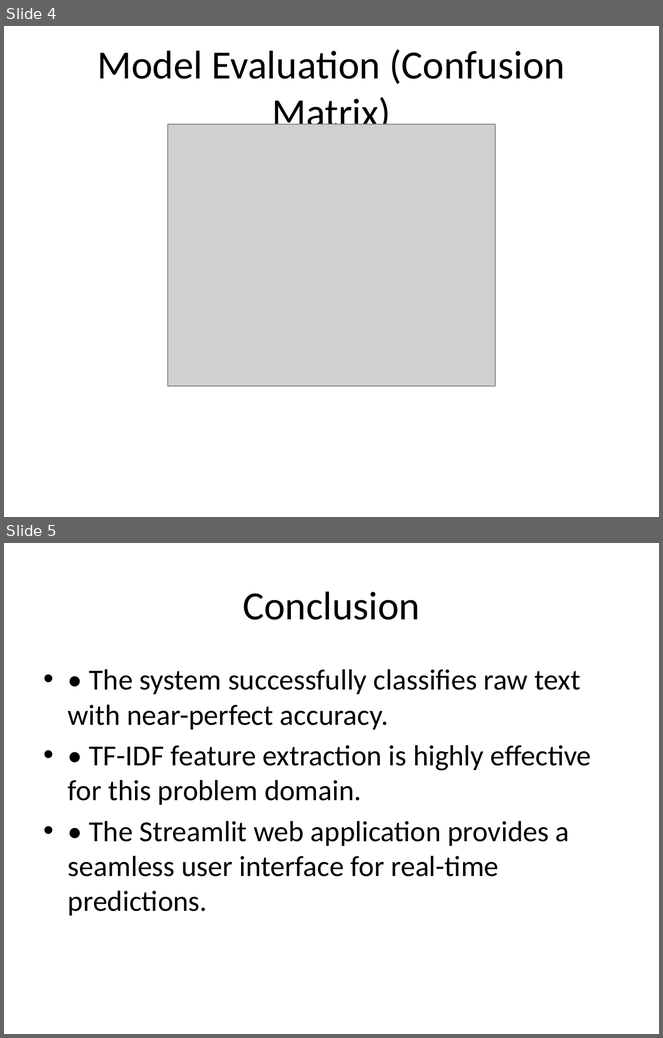
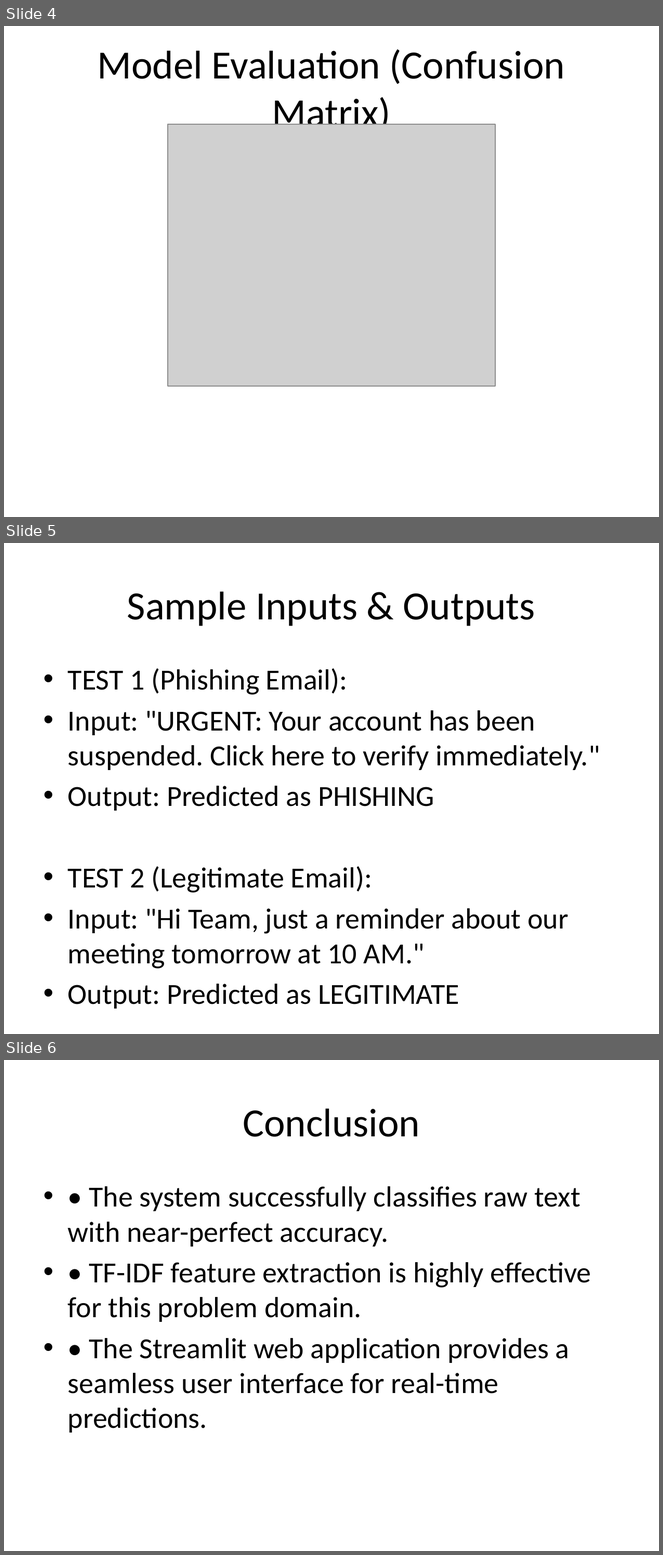
Before and after one commit to Venkat-sy/Internship, a slide deck: Final_Internship_Submission/Project_2_Phishing_Email/fake_mail_project_ppt.pptx. Shown one above the other, each under a label of ours: slides 4 and 5 before the commit, slides 4, 5 and 6 after it. The pictures are 663x1038 and 663x1555 pixels, drawn with LibreOffice and Linux fonts; fonts in the diff are those of the drawing; grey boxes stand for pictures. Boxes give left, top, right and bottom in pixels: in the first picture for what was removed or moved away, otherwise in the second. Text is boxed around its words. In the diff, an @@ line names an element or a change of style, - is before the commit and + after.

Commit message:
Generate actual workflow flowchart image and restore sample outputs to ppt

```diff
--- a/Final_Internship_Submission/Project_2_Phishing_Email/fake_mail_project_ppt.pptx
+++ b/Final_Internship_Submission/Project_2_Phishing_Email/fake_mail_project_ppt.pptx
@@ slide 5 added at (4,543,659,1034), background #FFFFFF @@
@@ title added at (127,591,535,626), 44 pt, text #000000 @@
+Sample Inputs & Outputs
@@ text added at (68,668,600,969), 32 pt, text #000000 @@
+• TEST 1 (Phishing Email):
+• Input: "URGENT: Your account has been suspended. Click here to verify immediately."
+• Output: Predicted as PHISHING
+• TEST 2 (Legitimate Email):
+• Input: "Hi Team, just a reminder about our meeting tomorrow at 10 AM."
+• Output: Predicted as LEGITIMATE
@@ what was slide 5 is now slide 6 @@
```
Also in this commit, not shown: 1 slide changed, 10 other files.
